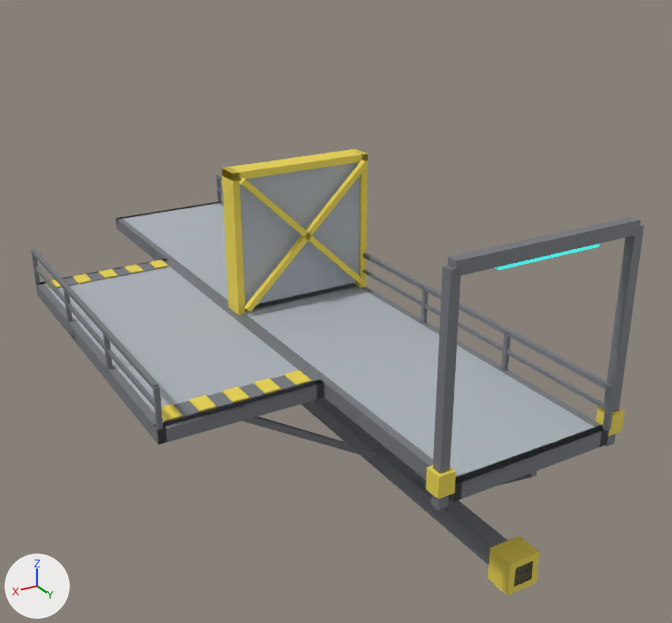
The glTF model tools/scaffold_chunks/glb/scaffold_laser_choke.glb as it was, and as the next commit left it.
Rendered twice from a camera (50 mm lens) standing at (7.16, 7.18, 6.14) and looking at (-0.03, -4.8, 0.15). The axes (+X, +Y, +Z) are drawn at lower left. The lights are the same throughout. The picture after the commit comes second. Where no turn or scale is listed for an object, it has been applied to the vertices.

Objects in the first picture: 'BulkheadJamb_-1', 'BulkheadJamb_1', 'BulkheadLintel', 'Deck_a', 'Deck_b', 'Deck_s', 'Dyn_Brace_-1', 'Dyn_Brace_1', 'Dyn_Bulkhead', 'Frame_a_1', 'Header_a_0', 'Header_s_0', 'PortalLintel', 'PortalPost_-1', 'PortalPost_1', 'Spine' and 39 more.
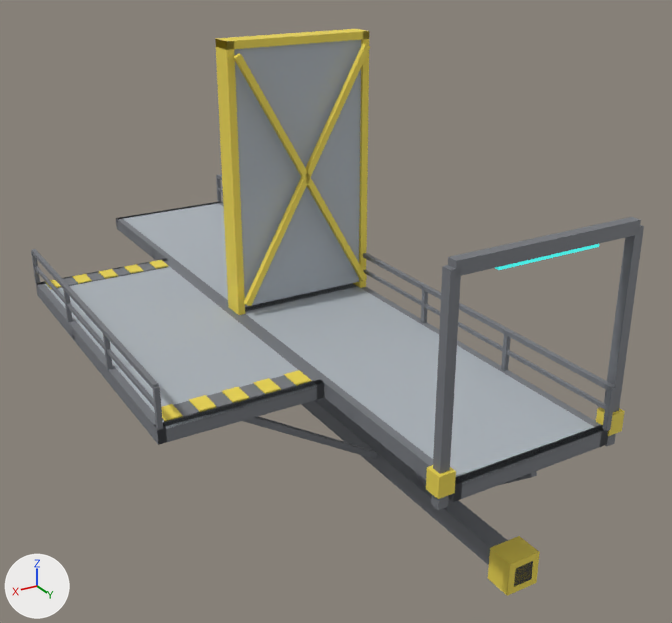
Patch to the scene script:
```diff
--- a/tools/scaffold_chunks/glb/scaffold_laser_choke.glb.py
+++ b/tools/scaffold_chunks/glb/scaffold_laser_choke.glb.py
@@ ob_dyn_bulkhead @@
 ob_dyn_bulkhead = bpy.data.objects.new('Dyn_Bulkhead', me_cubo_074)
-ob_dyn_bulkhead.location = (0.0, -6.0, 1.2)
-ob_dyn_bulkhead.scale = (2.3, 0.3, 2.2)
+ob_dyn_bulkhead.location = (0.0, -6.0, 2.19)
+ob_dyn_bulkhead.scale = (2.3, 0.3, 4.19)
@@ ob_bulkheadjamb__1 @@
 ob_bulkheadjamb__1 = bpy.data.objects.new('BulkheadJamb_-1', me_cubo_075)
-ob_bulkheadjamb__1.location = (-1.19, -6.0, 1.2)
-ob_bulkheadjamb__1.scale = (0.12, 0.4, 2.4)
+ob_bulkheadjamb__1.location = (-1.19, -6.0, 2.19)
+ob_bulkheadjamb__1.scale = (0.12, 0.4, 4.39)
@@ ob_bulkheadjamb_1 @@
 ob_bulkheadjamb_1 = bpy.data.objects.new('BulkheadJamb_1', me_cubo_076)
-ob_bulkheadjamb_1.location = (1.19, -6.0, 1.2)
-ob_bulkheadjamb_1.scale = (0.12, 0.4, 2.4)
+ob_bulkheadjamb_1.location = (1.19, -6.0, 2.19)
+ob_bulkheadjamb_1.scale = (0.12, 0.4, 4.39)
@@ ob_bulkheadlintel @@
 ob_bulkheadlintel = bpy.data.objects.new('BulkheadLintel', me_cubo_077)
-ob_bulkheadlintel.location = (0.0, -6.0, 2.34)
+ob_bulkheadlintel.location = (0.0, -6.0, 4.33)
@@ ob_dyn_brace__1 @@
 ob_dyn_brace__1 = bpy.data.objects.new('Dyn_Brace_-1', me_cubo_078)
-ob_dyn_brace__1.location = (0.0, -5.7, 1.2)
-ob_dyn_brace__1.rotation_euler = (0.765, 0.0, 1.571)  # degrees (44, 0, 90)
-ob_dyn_brace__1.scale = (0.1, 3.15, 0.1)
+ob_dyn_brace__1.location = (0.0, -5.7, 2.19)
+ob_dyn_brace__1.rotation_euler = (1.053, 0.0, 1.571)  # degrees (60, 0, 90)
+ob_dyn_brace__1.scale = (0.1, 4.59, 0.1)
@@ ob_dyn_brace_1 @@
 ob_dyn_brace_1 = bpy.data.objects.new('Dyn_Brace_1', me_cubo_079)
-ob_dyn_brace_1.location = (0.0, -5.7, 1.2)
-ob_dyn_brace_1.rotation_euler = (0.765, 0.0, -1.571)  # degrees (44, 0, -90)
-ob_dyn_brace_1.scale = (0.1, 3.15, 0.1)
+ob_dyn_brace_1.location = (0.0, -5.7, 2.19)
+ob_dyn_brace_1.rotation_euler = (1.053, 0.0, -1.571)  # degrees (60, 0, -90)
+ob_dyn_brace_1.scale = (0.1, 4.59, 0.1)
```

Pixel boxes (x1, y1, x2, y2) of what changed, in the pictures (672 x 623 px):
'Dyn_Bulkhead', moved, rescaled (86% taller)
    before: (240, 162, 360, 305)
    after: (234, 40, 361, 307)
'BulkheadJamb_1', moved, rescaled (29% wider, 87% taller)
    before: (222, 167, 245, 315)
    after: (215, 38, 245, 315)
'Dyn_Brace_-1', moved, turned, rescaled
    before: (244, 160, 368, 312)
    after: (244, 44, 370, 306)
'BulkheadLintel', moved
    before: (222, 149, 368, 181)
    after: (215, 29, 369, 50)
'Dyn_Brace_1', moved, turned, rescaled
    before: (239, 178, 367, 287)
    after: (233, 53, 367, 281)
'BulkheadJamb_-1', moved, rescaled
    before: (351, 149, 368, 288)
    after: (352, 29, 369, 288)
